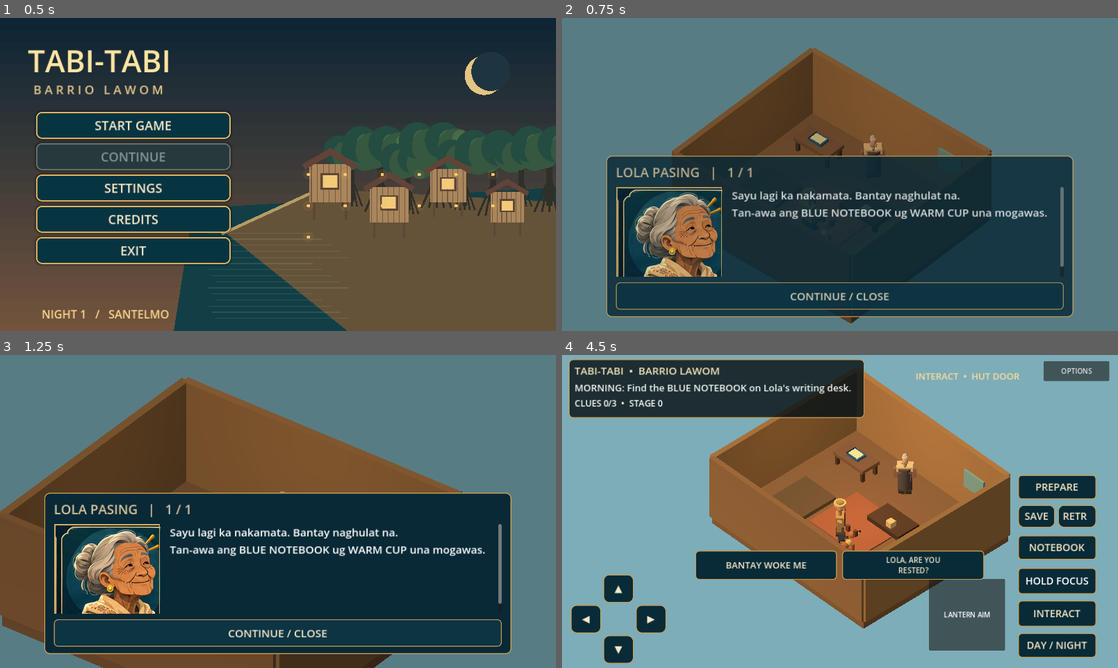
Above: before the commit, frames 1-4 (two rows, left to right).
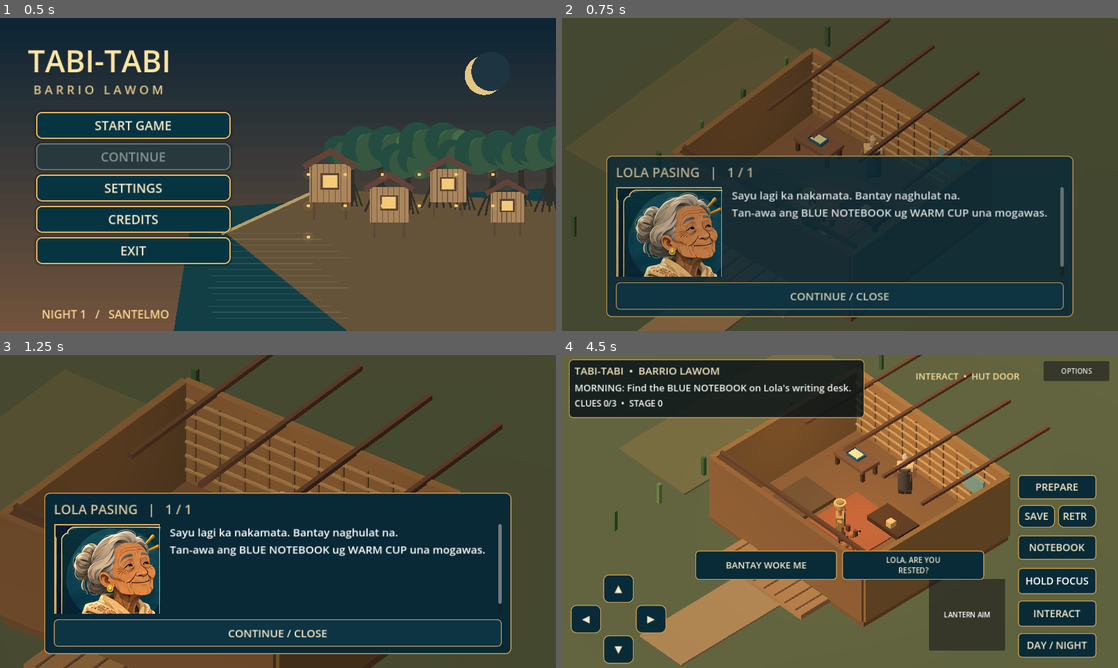
Above: after the commit, the same moments.

Repository: LokiJ07/Tabi-tabi
Game: Godot game, scene res://scenes/title.tscn
The game is run twice, just before and just after one commit, with the same random seed, the same clock (stepped at 60 frames per second) and the same inputs.
Inputs (mouse positions are in pixels of both pictures, inside the frame that each line leads up to):
- Up to frame 1 (0.5 s): no input
- Up to frame 2 (0.75 s): click "START GAME" at 0.5 s
- Up to frame 3 (1.25 s): no input
- Up to frame 4 (4.5 s): tap Enter (ui_accept) at 1.25, 1.52, 4.25 s; move the mouse to (962, 495) at 1.27 s; hold Right (ui_right) 1.28-2 s; click (962, 495) at 1.42 s; drag from (728, 527) to (812, 574) at 2.02 s; move the mouse to (895, 442) at 2.77 s; hold Right (ui_right) 2.78-3.5 s; drag from (812, 574) to (673, 464) at 3.52 s; move the mouse to (1006, 558) at 4.27 s; hold Left (ui_left) from 4.28 s (still down)

Frame 1 is identical in both runs. In frame 2, 47% of the frame differs, in the area x 0-100%, y 0-100%; in frame 3, 38%; in frame 4, 55%.

Commit message:
art(night1): replace floating hut cyan void with contextual yard, porch and woven interior

Diff:
--- a/scripts/world/lola_hut_interior.gd
+++ b/scripts/world/lola_hut_interior.gd
@@ -18,11 +18,34 @@
 	room.name = NODE_NAME
 	room.position = CENTER
 	world.add_child(room)
+	# A complete environment under the isolated interior pocket is essential.
+	# Previously the camera saw an open brown box floating in empty cyan sky.
+	# This non-colliding yard continues underneath the whole camera footprint.
+	_box(room, "Hut surrounding earth", Vector3(0, -0.50, 0), Vector3(36, 0.32, 32), Color("#526048"), false)
+	_box(room, "Hut garden silt", Vector3(-8.4, -0.31, -1.4), Vector3(3.9, 0.09, 10.2), Color("#68694a"), false)
+	_box(room, "Hut entrance stepping path", Vector3(0, -0.30, 7), Vector3(2.5, 0.09, 8), Color("#9d8360"), false)
+	_box(room, "Raised bamboo porch", Vector3(0, -0.08, 4.57), Vector3(5.1, 0.24, 2.15), Color("#a07a54"), false)
+	for i in range(8):
+		_box(room, "Yard porch timber %02d" % i, Vector3(-2.18 + float(i) * 0.62, 0.055, 4.59), Vector3(0.07, 0.025, 2.02), Color("#6c513b"), false)
+	for i in range(7):
+		var z := -7.5 + float(i) * 2.45
+		_box(room, "Surrounding planted reed %02d" % i, Vector3(-6.8, 0.16, z), Vector3(0.16, 1.0, 0.14), Color("#43653f") if i % 2 == 0 else Color("#64834d"), false)
 	_box(room, "Bamboo floor", Vector3(0, -0.21, 0), Vector3(9, 0.4, 8), Color(0.49, 0.35, 0.23), true)
 	_box(room, "Back woven wall", Vector3(0, 1.55, -4), Vector3(9, 3.1, 0.24), Color(0.63, 0.46, 0.28), true)
 	_box(room, "Front woven wall", Vector3(0, 1.55, 4), Vector3(9, 3.1, 0.24), Color(0.55, 0.39, 0.25), true)
 	_box(room, "Left woven wall", Vector3(-4.5, 1.55, 0), Vector3(0.24, 3.1, 8), Color(0.58, 0.43, 0.26), true)
 	_box(room, "Right woven wall", Vector3(4.5, 1.55, 0), Vector3(0.24, 3.1, 8), Color(0.58, 0.43, 0.26), true)
+	# Cross-bamboo weave and roof beam silhouettes are seen from overhead
+	# without covering the playable room with a solid opaque roof.
+	for i in range(11):
+		var wall_x := -4.05 + float(i) * 0.81
+		_box(room, "Back-wall split bamboo %02d" % i, Vector3(wall_x, 1.45, -3.82), Vector3(0.075, 2.61, 0.06), Color("#96704b"), false)
+	for i in range(6):
+		var wall_y := 0.45 + float(i) * 0.44
+		_box(room, "Back-wall woven rib %02d" % i, Vector3(0, wall_y, -3.79), Vector3(8.66, 0.07, 0.065), Color("#c09a67"), false)
+	for i in range(4):
+		_box(room, "Hut roof support beam %d" % i, Vector3(-3.45 + float(i) * 2.3, 3.12, -3.7), Vector3(0.14, 0.14, 7.0), Color("#6b4935"), false)
+	_box(room, "Front ceiling crossbar", Vector3(0, 3.15, 3.58), Vector3(8.8, 0.16, 0.16), Color("#644331"), false)
 	_box(room, "Woven rug", Vector3(0.0, 0.05, 0.1), Vector3(3.0, 0.07, 2.6), Color(0.62, 0.35, 0.23), false)
 	_box(room, "Breakfast table", Vector3(1.25, 0.52, -0.65), Vector3(1.85, 0.22, 1.15), Color(0.30, 0.20, 0.13), false)
 	# A separate study desk beside the back wall gives the notebook a
